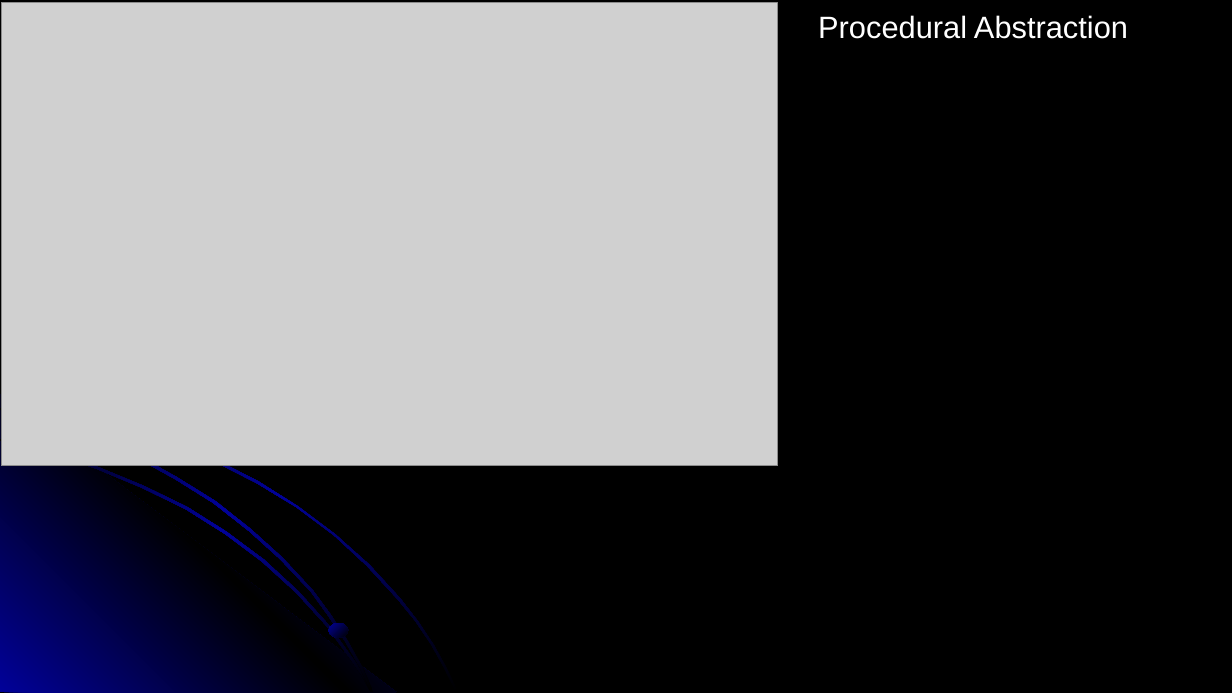
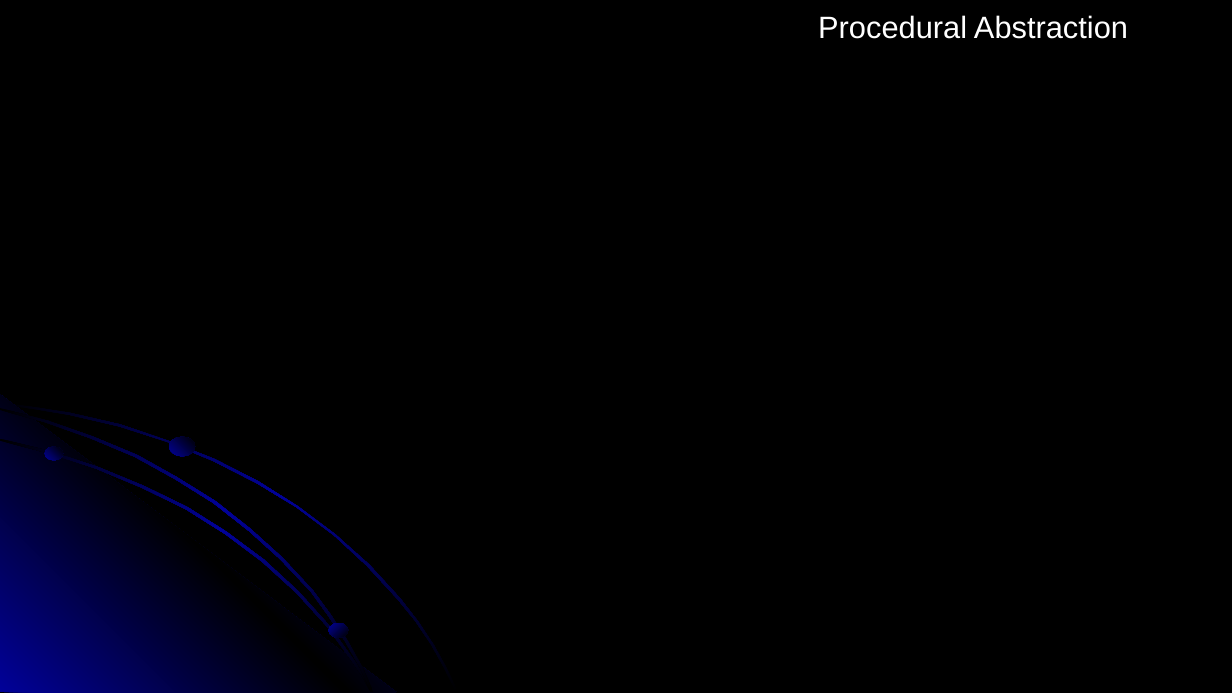
Before and after one commit to RHIT-CSSE/csse304, a slide deck: slide 3 of ClassMaterials/ProceduralAbstraction/10-ProceduralAbstraction-202120.pptx. Drawn at 1232x693 pixels with LibreOffice and Linux fonts; fonts in the diff are those of the drawing; grey boxes stand for pictures; background and template pictures are left out. Boxes give left, top, right and bottom in pixels: in the first picture for what was removed or moved away, otherwise in the second. Text is boxed around its words. In the diff, an @@ line names an element or a change of style, - is before the commit and + after.

Commit message:
day 10 lecture

```diff
--- a/ClassMaterials/ProceduralAbstraction/10-ProceduralAbstraction-202120.pptx
+++ b/ClassMaterials/ProceduralAbstraction/10-ProceduralAbstraction-202120.pptx
@@ picture removed at (1, 3, 777, 466) @@
@@ ellipse added at (44, 446, 63, 460), fill gradient #010199 to #000000 @@
@@ ellipse added at (169, 437, 195, 457), fill gradient #010199 to #000000 @@
```
Also in this commit, not shown: 3 slides added, 1 slide removed, 1 other file.
